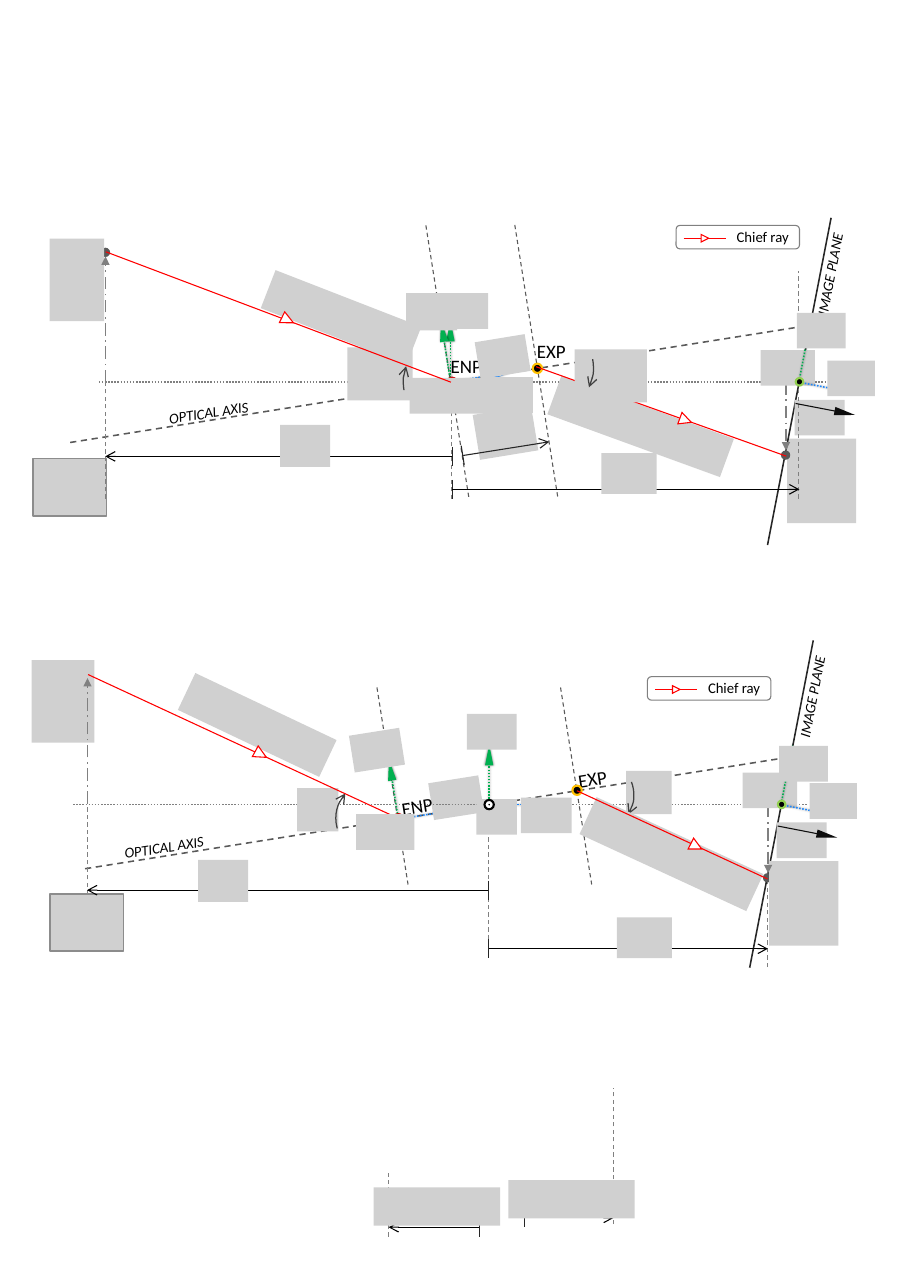
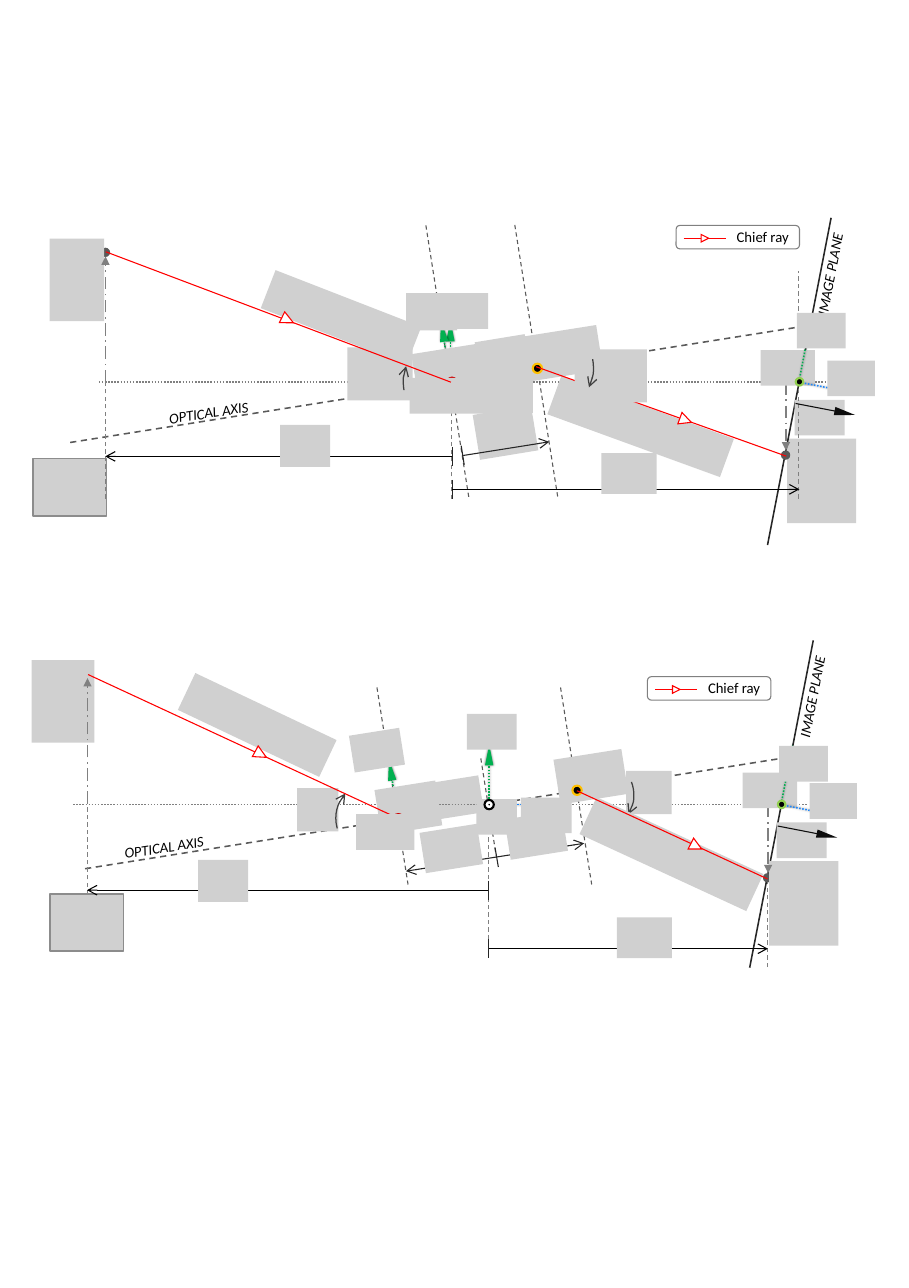
Before and after one commit to indranilsinharoy/phd-artifacts, a slide deck: slide 4 of chapters/chapter03_geometricmodel/figures/figures_PPT.pptx (slide 3 before the commit). Drawn at 909x1288 pixels with LibreOffice and Linux fonts; fonts in the diff are those of the drawing; grey boxes stand for pictures. Boxes give left, top, right and bottom in pixels: in the first picture for what was removed or moved away, otherwise in the second. Text is boxed around its words. In the diff, an @@ line names an element or a change of style, - is before the commit and + after.

```diff
--- a/chapters/chapter03_geometricmodel/figures/figures_PPT.pptx
+++ b/chapters/chapter03_geometricmodel/figures/figures_PPT.pptx
@@ rectangle removed at (29, 205, 894, 556) @@
@@ picture added at (499, 324, 603, 385) @@
@@ picture added at (412, 338, 517, 398) @@
@@ text removed at (537, 345, 566, 364) @@
-EXP
@@ text removed at (451, 360, 482, 378) @@
-ENP
@@ text removed at (579, 772, 607, 793) @@
-EXP
@@ text removed at (403, 799, 434, 818) @@
-ENP
@@ group added at (374, 749, 627, 874): 4 pictures, 1 line, 1 double arrow @@
@@ line moved from (524, 1207) - (524, 1227) to (495, 847) - (498, 867) @@
@@ line removed from (614, 1224) to (614, 1088) @@
@@ picture removed at (374, 1188, 500, 1226) @@
@@ line removed from (389, 1236) to (389, 1173) @@
@@ picture removed at (509, 1180, 635, 1218) @@
@@ arrow removed from (480, 1227) to (389, 1227) @@
@@ line removed from (479, 1218) to (479, 1236) @@
@@ arrow removed from (524, 1218) to (614, 1218) @@
```
Also in this commit, not shown: 2 other slides changed, 1 slide added, 16 other files.
